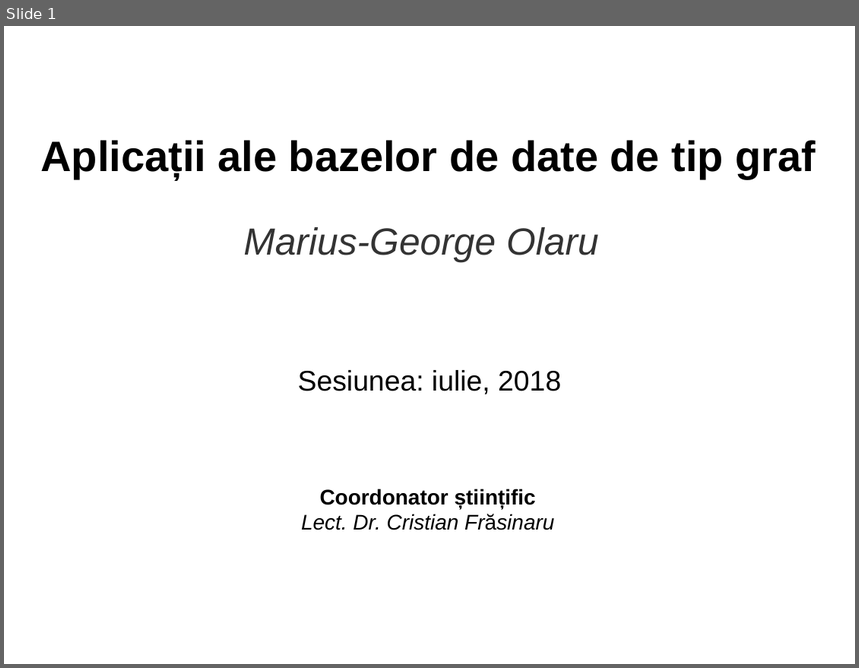
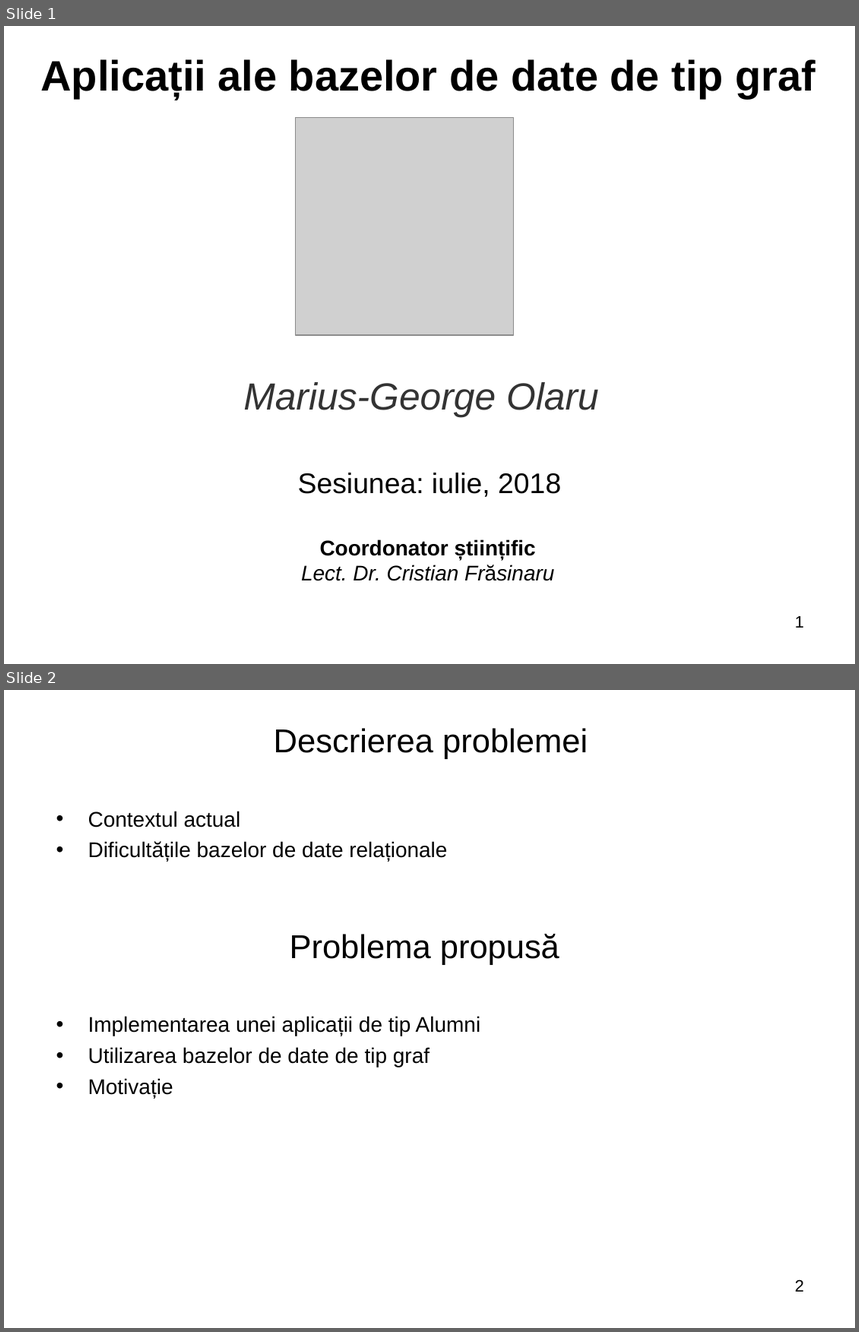
Before and after one commit to mariusolaru/Licenta, a slide deck: Licenta2018OlaruMariusGeorge/Prezentare.ppt. Shown one above the other, each under a label of ours: slide 1 before the commit, slides 1 and 2 after it. The pictures are 859x668 and 859x1332 pixels, drawn with LibreOffice and Linux fonts; fonts in the diff are those of the drawing; grey boxes stand for pictures; background and template pictures are left out. Boxes give left, top, right and bottom in pixels: in the first picture for what was removed or moved away, otherwise in the second. Text is boxed around its words. In the diff, an @@ line names an element or a change of style, - is before the commit and + after.

```diff
--- a/Licenta2018OlaruMariusGeorge/Prezentare.ppt
+++ b/Licenta2018OlaruMariusGeorge/Prezentare.ppt
@@ slide 2 added at (4,690,855,1328), background picture (left out) @@
@@ title added at (274,728,588,759), 28 pt, text #000000 @@
+Descrierea problemei
@@ text added at (88,811,560,1098), 18 pt, text #000000 @@
+• Contextul actual
+• Dificultățile bazelor de date relaționale
+        Problema propusă
+• Implementarea unei aplicații de tip Alumni
+• Utilizarea bazelor de date de tip graf
+• Motivație
@@ page number added at (795,1280,804,1292), 14 pt, text #000000 @@
+2
@@ slide 1 changed as well @@
@@ text "Aplicații ale bazelor de date ...": place and size @@
-text "Aplicații ale bazelor de date ..." at (41,140,816,179)
+text "Aplicații ale bazelor de date ..." at (41,59,816,98)
@@ picture added at (296,117,514,335) @@
@@ text "Marius-George Olaru": place and size @@
-text "Marius-George Olaru" at (243,227,599,262)
+text "Marius-George Olaru" at (243,382,599,418)
@@ text "Sesiunea: iulie, 2018": place and size @@
-text "Sesiunea: iulie, 2018" at (298,370,561,395)
+text "Sesiunea: iulie, 2018" at (298,473,561,497)
@@ text "Coordonator științific": place and size @@
-text "Coordonator științific" at (301,489,554,531)
+text "Coordonator științific" at (301,540,554,582)
@@ page number added at (795,617,804,628), 14 pt, text #000000 @@
+1
```
Also in this commit, not shown: 11 other slides changed, 2 other slides added, 3 slides removed.
